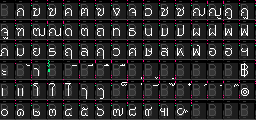
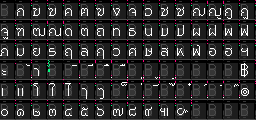
The second 256 x 120 image is a revision of the first. Changes to its layers:
painted on "Layer 3" over (x1=31, y1=77, x2=240, y2=98)
